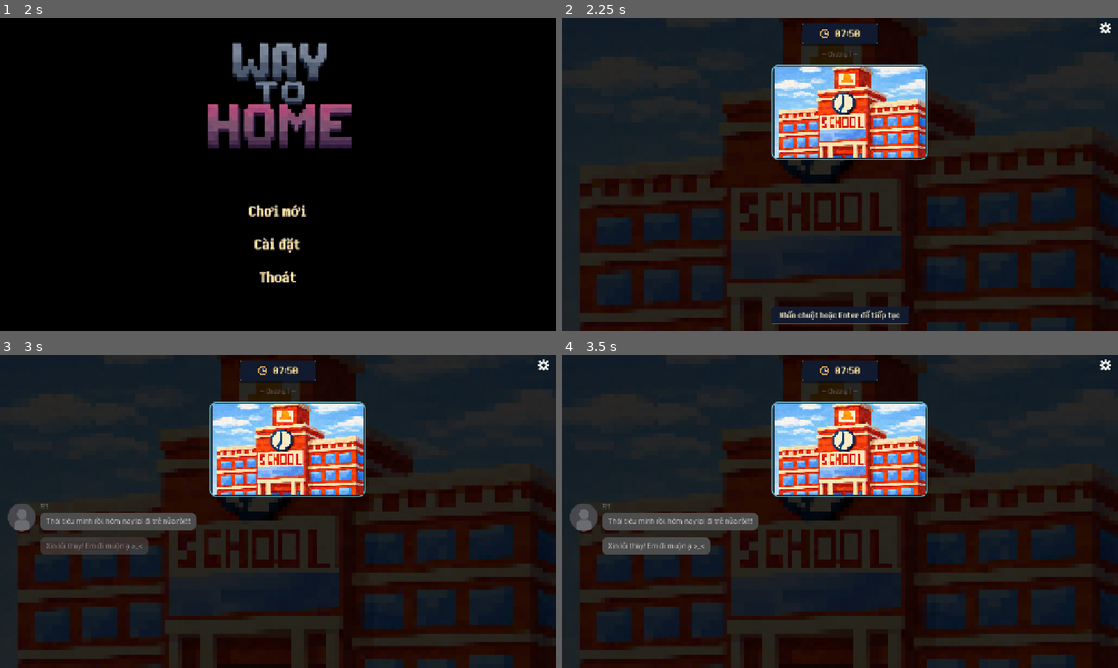
Above: before the commit, frames 1-4 (two rows, left to right).
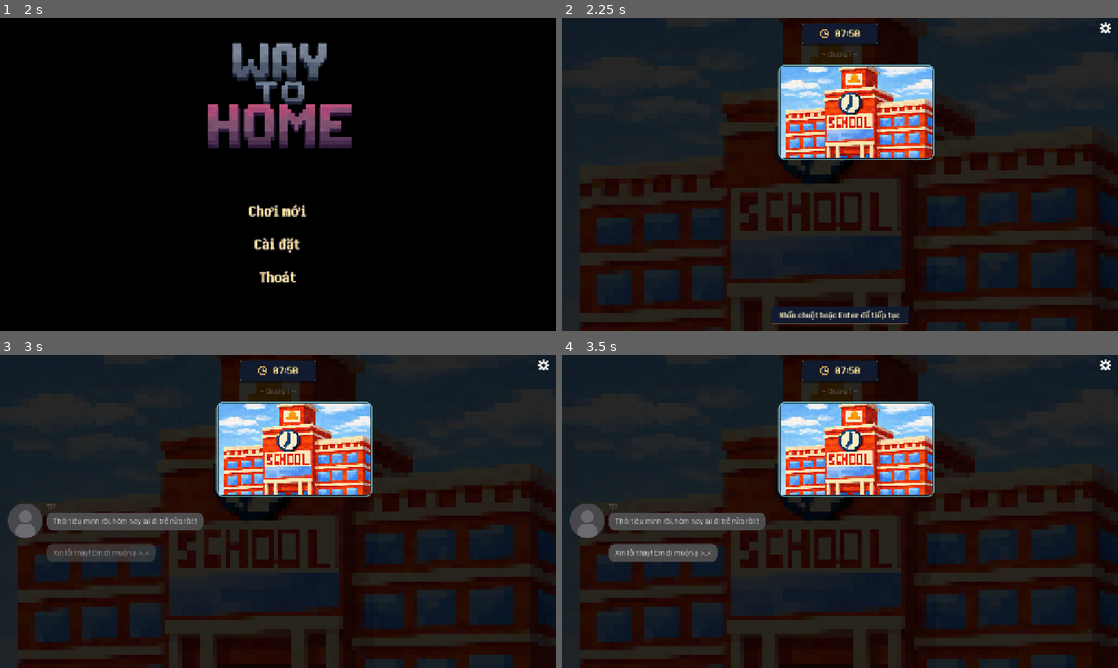
Above: after the commit, the same moments.

Repository: Quannedevlord/Way-To-Home
Game: Godot game, scene res://scenes/splash/splash.tscn
Two runs of this game, one before a commit and one after it. Both use one fixed random seed, a clock stepped at 60 frames per second and the inputs below. Video files are missing from this copy of the repository; at most half a second of black plays in their place. Sound files missing from this copy of the repository are replaced by a short silence.
Inputs (mouse positions are in pixels of both pictures, inside the frame that each line leads up to):
- Up to frame 1 (2 s): tap Enter (ui_accept) at 0.5, 0.77, 1.25, 1.52 s; move the mouse to (400, 158) at 0.52 s; click (400, 158) at 0.67 s; move the mouse to (166, 190) at 1.27 s; click (166, 190) at 1.42 s
- Up to frame 2 (2.25 s): click "Chơi mới" at 2 s
- Up to frame 3 (3 s): tap Enter (ui_accept) at 2.75 s; move the mouse to (333, 442) at 2.77 s; click (333, 442) at 2.92 s
- Up to frame 4 (3.5 s): no input

Frame 1 is identical in both runs. In frame 2, 5.6% of the frame differs, in the area x 37-67%, y 14-46%; in frame 3, 7.4%; in frame 4, 7.4%, in the area x 1-67%, y 14-67%.

Commit message:
chỉnh sửa asset

Diff:
--- a/data/chap1_story/main_story.json
+++ b/data/chap1_story/main_story.json
@@ -39,7 +39,7 @@
 		"type": "dialogue",
 		"speaker": "Kiên",
 		"text": "Vâng ạ, em xin lỗi thầy",
-		"avatar": "res://assets/kien.png"
+		"avatar": "res://assets/Avatar_Kien_Sudden.png"
 	},
 	{
 		"type": "dialogue",
@@ -51,31 +51,31 @@
 		"type": "dialogue",
 		"speaker": "Kiên",
 		"text": "Hehe..., đừng trêu tớ nữa, Thư",
-		"avatar": "res://assets/kien.png"
+		"avatar": "res://assets/Avatar_Kien.png"
 	},
 	{
 		"type": "dialogue",
 		"speaker": "Thư",
 		"text": "Hôm nay vẫn phải ở lại cuối giờ để họp nhóm làm báo cáo bài tập lớn đấy nhé",
-		"avatar": "res://assets/thu.png"
+		"avatar": "res://assets/Avatar_Thu.png"
 	},
 	{
 		"type": "dialogue",
 		"speaker": "Thư",
 		"text": "Đừng có quên đấy (¬_ ´¬ )",
-		"avatar": "res://assets/thu.png"
+		"avatar": "res://assets/Avatar_Thu.png"
 	},
 	{
 		"type": "dialogue",
 		"speaker": "Kiên",
 		"text": "Hảaaaaaa, lại nữa à?!!!! ",
-		"avatar": "res://assets/kien.png"
+		"avatar": "res://assets/Avatar_Kien.png"
 	},
 	{
 		"type": "dialogue",
 		"speaker": "Kiên",
 		"text": "Haizzz.....tớ biết rồi",
-		"avatar": "res://assets/kien.png"
+		"avatar": "res://assets/Avatar_Kien_Sad.png"
 	},
 	{
 		"type": "narration",
@@ -87,31 +87,31 @@
 		"type": "dialogue",
 		"speaker": "Kiên",
 		"text": "Yeyyy, cuối cùng cũng xong rồiiii",
-		"avatar": "res://assets/kien.png"
+		"avatar": "res://assets/Avatar_Kien.png"
 	},
 	{
 		"type": "dialogue",
 		"speaker": "Kiên",
 		"text": "Về nhà thôi",
-		"avatar": "res://assets/kien.png"
+		"avatar": "res://assets/Avatar_Kien.png"
 	},
 	{
 		"type": "dialogue",
 		"speaker": "Kiên",
 		"text": "*Thu dọn đồ đạc*",
-		"avatar": "res://assets/kien.png"
+		"avatar": "res://assets/Avatar_Kien.png"
 	},
 	{
 		"type": "dialogue",
 		"speaker": "Kiên",
 		"text": "*vụt* Oái, cái gì vậy?",
-		"avatar": "res://assets/kien.png"
+		"avatar": "res://assets/Avatar_Kien_Sudden.png"
 	},
 	{
 		"type": "dialogue",
 		"speaker": "Kiên",
 		"text": "Là của ai vậy nhỉ?",
-		"avatar": "res://assets/kien.png"
+		"avatar": "res://assets/Avatar_Kien_Sudden.png"
 	},
 	{
 		"type": "narration",
@@ -122,37 +122,37 @@
 		"type": "dialogue",
 		"speaker": "Kiên",
 		"text": "Là một chiếc vòng tay!",
-		"avatar": "res://assets/kien.png"
+		"avatar": "res://assets/Avatar_Kien_Sudden.png"
 	},
 	{
 		"type": "dialogue",
 		"speaker": "Kiên",
 		"text": "*Hoài nghi* Không có ai ở đây sao chiếc vòng lại...",
-		"avatar": "res://assets/kien.png"
+		"avatar": "res://assets/Avatar_Kien_NoE.png"
 	},
 	{
 		"type": "dialogue",
 		"speaker": "Kiên",
 		"text": "Thôi, để mai tính",
-		"avatar": "res://assets/kien.png"
+		"avatar": "res://assets/Avatar_Kien_NoE.png"
 	},
 	{
 		"type": "dialogue",
 		"speaker": "Kiên",
 		"text": "Tạm giữ lại, mai mang lên phòng hỗ trợ học sinh nộp vậy",
-		"avatar": "res://assets/kien.png"
+		"avatar": "res://assets/Avatar_Kien_NoE.png"
 	},
 	{
 		"type": "dialogue",
 		"speaker": "Kiên",
 		"text": "Mẹ ơi, con về rồi",
-		"avatar": "res://assets/kien.png"
+		"avatar": "res://assets/Avatar_Kien.png"
 	},
 	{
 		"type": "dialogue",
 		"speaker": "Kiên",
 		"text": "*Mệt mỏi* Con lên phòng nghĩ một lát đây ạ",
-		"avatar": "res://assets/kien.png"
+		"avatar": "res://assets/Avatar_Kien.png"
 	},
 	{
 		"type": "narration",
@@ -163,13 +163,13 @@
 		"type": "dialogue",
 		"speaker": "Kiên",
 		"text": "*Thởi dàii* Mìn...h m..ệt q....uá",
-		"avatar": "res://assets/kien.png"
+		"avatar": "res://assets/Avatar_Kien_NoE.png"
 	},
 	{
 		"type": "dialogue",
 		"speaker": "Kiên",
 		"text": "*Thiếp đi*",
-		"avatar": "res://assets/kien.png"
+		"avatar": "res://assets/Avatar_Kien.png"
 	},
 	{
 		"type": "narration",
@@ -187,19 +187,19 @@
 		"type": "dialogue",
 		"speaker": "Kiên",
 		"text": "Hể... Đây là đâu vậy nhỉ? Một căn phòng trắng?!",
-		"avatar": "res://assets/kien.png"
+		"avatar": "res://assets/Avatar_Kien_Sudden.png"
 	},
 	{
 		"type": "dialogue",
 		"speaker": "Kiên",
 		"text": "*Nhìn sang bên phải*",
-		"avatar": "res://assets/kien.png"
+		"avatar": "res://assets/Avatar_Kien_Sudden.png"
 	},
 	{
 		"type": "dialogue",
 		"speaker": "Kiên",
 		"text": "Là một cánh cửa? *tiến tới*",
-		"avatar": "res://assets/kien.png"
+		"avatar": "res://assets/Avatar_Kien_Sudden.png"
 	},
 	{
 		"type": "dialogue",
@@ -211,7 +211,7 @@
 		"type": "dialogue",
 		"speaker": "Kiên",
 		"text": "*Ngạc nhiên* Ai đó?!",
-		"avatar": "res://assets/kien.png"
+		"avatar": "res://assets/Avatar_Kien_Sudden.png"
 	},
 	{
 		"type": "dialogue",
@@ -235,7 +235,7 @@
 		"type": "dialogue",
 		"speaker": "Kiên",
 		"text": "*Giật mình* oáiii, có MAaaaaaa",
-		"avatar": "res://assets/kien.png"
+		"avatar": "res://assets/Avatar_Kien_Sudden.png"
 	},
 	{
 		"type": "dialogue",
@@ -247,7 +247,7 @@
 		"type": "dialogue",
 		"speaker": "Kiên",
 		"text": "...",
-		"avatar": "res://assets/kien.png"
+		"avatar": "res://assets/Avatar_Kien_Sudden.png"
 	},
 	{
 		"type": "dialogue",
@@ -259,13 +259,13 @@
 		"type": "dialogue",
 		"speaker": "Kiên",
 		"text": "À...Mình có thắc mắc. Sao cậu lại xuất hiện ở đây? Đây là đâu? và...",
-		"avatar": "res://assets/kien.png"
+		"avatar": "res://assets/Avatar_Kien_NoE.png"
 	},
 	{
 		"type": "dialogue",
 		"speaker": "Kiên",
 		"text": "Cậu thật sự là cái gì vậy... *hơi run* ",
-		"avatar": "res://assets/kien.png"
+		"avatar": "res://assets/Avatar_Kien_NoE.png"
 	},
 	{
 		"type": "dialogue",
@@ -277,97 +277,97 @@
 		"type": "dialogue",
 		"speaker": "Vy",
 		"text": "Không ngờ lại có thể gặp được một người khác ngoài mình ở đây!! *Phấn khích*",
-		"avatar": "res://assets/vy.png"
+		"avatar": "res://assets/Avatar_Vy.png"
 	},
 	{
 		"type": "dialogue",
 		"speaker": "Kiên",
 		"text": "Vậy ra mình đã thiếp đi ròi à? *thì thầm*",
-		"avatar": "res://assets/kien.png"
+		"avatar": "res://assets/Avatar_Kien_NoE.png"
 	},
 	{
 		"type": "dialogue",
 		"speaker": "Kiên",
 		"text": "À...Vừa rồi cậu bảo là cần giúp đỡ? Ý là gì vậy?",
-		"avatar": "res://assets/kien.png"
+		"avatar": "res://assets/Avatar_Kien.png"
 	},
 	{
 		"type": "dialogue",
 		"speaker": "Kiên",
 		"text": "*Hoài nghi*",
-		"avatar": "res://assets/kien.png"
+		"avatar": "res://assets/Avatar_Kien.png"
 	},
 	{
 		"type": "dialogue",
 		"speaker": "Vy",
 		"text": "Mình đã bị kẹt ở nơi đây...",
-		"avatar": "res://assets/vy.png"
+		"avatar": "res://assets/Avatar_Vy.png"
 	},
 	{
 		"type": "dialogue",
 		"speaker": "Kiên",
 		"text": "Hử, là sao?",
-		"avatar": "res://assets/kien.png"
+		"avatar": "res://assets/Avatar_Kien_NoE.png"
 	},
 	{
 		"type": "dialogue",
 		"speaker": "Vy",
 		"text": "Mình không nhớ rõ, mình chỉ nhớ được rằng vào buổi chiều tan trường mình đang trở về nhà...",
-		"avatar": "res://assets/vy.png"
+		"avatar": "res://assets/Avatar_Vy.png"
 	},
 	{
 		"type": "dialogue",
 		"speaker": "Vy",
 		"text": "Trông chờ vào bữa tối của mẹ thì...*ký ức mờ nhạt* urhhh",
-		"avatar": "res://assets/vy.png"
+		"avatar": "res://assets/Avatar_Vy.png"
 	},
 	{
 		"type": "dialogue",
 		"speaker": "Vy",
 		"text": "Mình...mình không còn nhớ được gì nữa",
-		"avatar": "res://assets/vy.png"
+		"avatar": "res://assets/Avatar_Vy_NoE.png"
 	},
 	{
 		"type": "dialogue",
 		"speaker": "Kiên",
 		"text": "(Suy nghĩ) cậu ấy bị làm sao vậy nhỉ, có vẻ rất nghiêm trọng",
-		"avatar": "res://assets/kien.png"
+		"avatar": "res://assets/Avatar_Kien_NoE.png"
 	},
 	{
 		"type": "dialogue",
 		"speaker": "Kiên",
 		"text": "Vậy nói tóm lại cậu là học sinh và bằng một cách nào đó đã bị giam ở đây à? *nghi vấn*",
-		"avatar": "res://assets/kien.png"
+		"avatar": "res://assets/Avatar_Kien_NoE.png"
 	},
 	{
 		"type": "dialogue",
 		"speaker": "Kiên",
 		"text": "Thật phi lí",
-		"avatar": "res://assets/kien.png"
+		"avatar": "res://assets/Avatar_Kien_NoE.png"
 	},
 	{
 		"type": "dialogue",
 		"speaker": "Kiên",
 		"text": "Mà...hình như cậu cũng học cùng trường với mình nhỉ?",
-		"avatar": "res://assets/kien.png"
+		"avatar": "res://assets/Avatar_Kien_NoE.png"
 	},
 	{
 		"type": "dialogue",
 		"speaker": "Vy",
 		"text": "Không biết phải giải thích với cậu thế nào nhưng mình khẳng định những gì đang diễn ra là sự thật ",
-		"avatar": "res://assets/vy.png"
+		"avatar": "res://assets/Avatar_Vy.png"
 	},
 	{
 		"type": "dialogue",
 		"speaker": "Vy",
 		"text": "Nên là...Xin cậu! Hãy giúp mình!!",
-		"avatar": "res://assets/vy.png"
+		"avatar": "res://assets/Avatar_Vy_Sad.png"
 	},
 	{
 		"type": "dialogue",
 		"speaker": "Kiên",
 		"text": "*bối rối*",
-		"avatar": "res://assets/kien.png",
+		"avatar": "res://assets/Avatar_Kien_Sudden.png",
 		"choices": [
 			{
 				"text": "Tin lời Vy và hứa giúp",
--- a/scenes/chapters/chapter_01/chapter1.tscn
+++ b/scenes/chapters/chapter_01/chapter1.tscn
@@ -11,12 +11,12 @@
 story_path = "res://data/chap1_story/main_story.json"
 avatar_paths = {
 "???": "",
-"Kiên": "res://assets/avatars/kien.png",
+"Kiên": "res://assets/avatars/Avatar_Kien.png",
 "Mẹ Kiên": "",
-"Nhân vật": "res://assets/avatars/vy.png",
-"Thư": "res://assets/avatars/thu.png",
+"Nhân vật": "res://assets/avatars/Avatar_Vy.png",
+"Thư": "res://assets/avatars/Avatar_Thu.png",
 "Thầy giáo": "",
-"Vy": "res://assets/avatars/vy.png"
+"Vy": "res://assets/avatars/Avatar_Vy.png"
 }
 protagonist_speakers = Array[String](["Kiên"])
 choice_speaker = "Kiên"
--- a/scenes/ui/chat/chat_message.gd
+++ b/scenes/ui/chat/chat_message.gd
@@ -4,7 +4,7 @@
 const BUBBLE_RIGHT := Color(0.29, 0.47, 0.50, 1.0)
 const BUBBLE_NARRATION := Color(0.16, 0.16, 0.18, 0.9)
 const NAME_COLOR := Color(0.72, 0.72, 0.74, 1.0)
-const AVATAR_SIZE := 64
+const AVATAR_SIZE := 80
 const BUBBLE_RADIUS := 14
 const MAX_BUBBLE_WIDTH := 420
 const ENTRANCE_DURATION := 0.18
--- a/themes/settings_slider_theme.tres
+++ b/themes/settings_slider_theme.tres
@@ -1,28 +1,8 @@
-[gd_resource type="Theme" load_steps=7 format=3]
+[gd_resource type="Theme" format=3 uid="uid://qaags6f804rn"]
 
-[ext_resource type="Texture2D" path="res://assets/backgrounds/ui/settings/slider_grabber.svg" id="1_grabber"]
-[ext_resource type="Texture2D" path="res://assets/backgrounds/ui/settings/slider_grabber_highlight.svg" id="2_highlight"]
-[ext_resource type="Texture2D" path="res://assets/backgrounds/ui/settings/slider_grabber_disabled.svg" id="3_disabled"]
-
-[sub_resource type="StyleBoxFlat" id="StyleBoxFlat_track"]
-content_margin_left = 0.0
-content_margin_top = 6.0
-content_margin_right = 0.0
-content_margin_bottom = 6.0
-bg_color = Color(0.047059, 0.07451, 0.141176, 1)
-border_width_left = 2
-border_width_top = 2
-border_width_right = 2
-border_width_bottom = 2
-border_color = Color(0.239216, 0.282353, 0.396078, 1)
-corner_radius_top_left = 2
-corner_radius_top_right = 2
-corner_radius_bottom_left = 2
-corner_radius_bottom_right = 2
-shadow_color = Color(0.023529, 0.035294, 0.07451, 0.65)
-shadow_size = 2
-shadow_offset = Vector2(0, 2)
-anti_aliasing = false
+[ext_resource type="Texture2D" uid="uid://cry48wvaqtuns" path="res://assets/backgrounds/ui/settings/slider_grabber.svg" id="1_grabber"]
+[ext_resource type="Texture2D" uid="uid://dsvp2qtwiasak" path="res://assets/backgrounds/ui/settings/slider_grabber_highlight.svg" id="2_highlight"]
+[ext_resource type="Texture2D" uid="uid://dvoqssruwpsau" path="res://assets/backgrounds/ui/settings/slider_grabber_disabled.svg" id="3_disabled"]
 
 [sub_resource type="StyleBoxFlat" id="StyleBoxFlat_fill"]
 content_margin_left = 0.0
@@ -48,12 +28,32 @@
 border_blend = true
 anti_aliasing = false
 
+[sub_resource type="StyleBoxFlat" id="StyleBoxFlat_track"]
+content_margin_left = 0.0
+content_margin_top = 6.0
+content_margin_right = 0.0
+content_margin_bottom = 6.0
+bg_color = Color(0.047059, 0.07451, 0.141176, 1)
+border_width_left = 2
+border_width_top = 2
+border_width_right = 2
+border_width_bottom = 2
+border_color = Color(0.239216, 0.282353, 0.396078, 1)
+corner_radius_top_left = 2
+corner_radius_top_right = 2
+corner_radius_bottom_right = 2
+corner_radius_bottom_left = 2
+shadow_color = Color(0.023529, 0.035294, 0.07451, 0.65)
+shadow_size = 2
+shadow_offset = Vector2(0, 2)
+anti_aliasing = false
+
 [resource]
 HSlider/constants/center_grabber = 0
 HSlider/constants/grabber_offset = 0
 HSlider/icons/grabber = ExtResource("1_grabber")
+HSlider/icons/grabber_disabled = ExtResource("3_disabled")
 HSlider/icons/grabber_highlight = ExtResource("2_highlight")
-HSlider/icons/grabber_disabled = ExtResource("3_disabled")
-HSlider/styles/slider = SubResource("StyleBoxFlat_track")
 HSlider/styles/grabber_area = SubResource("StyleBoxFlat_fill")
 HSlider/styles/grabber_area_highlight = SubResource("StyleBoxFlat_fill_highlight")
+HSlider/styles/slider = SubResource("StyleBoxFlat_track")
Binary file added: assets/avatars/Avatar_Kien.png
Not shown, added: assets/avatars/Avatar_Kien.png.import
Binary file added: assets/avatars/Avatar_Kien_NoE.png
Not shown, added: assets/avatars/Avatar_Kien_NoE.png.import
Binary file added: assets/avatars/Avatar_Kien_Sad.png
Not shown, changed: assets/avatars/Avatar_Kien_Sad.png.import
Binary file added: assets/avatars/Avatar_Kien_Sudden.png
Not shown, added: assets/avatars/Avatar_Kien_Sudden.png.import
Binary file added: assets/avatars/Avatar_Thu.png
Not shown, added: assets/avatars/Avatar_Thu.png.import
Binary file added: assets/avatars/Avatar_Thu_NoE.png
Not shown, added: assets/avatars/Avatar_Thu_NoE.png.import
(and 39 more such lines)
